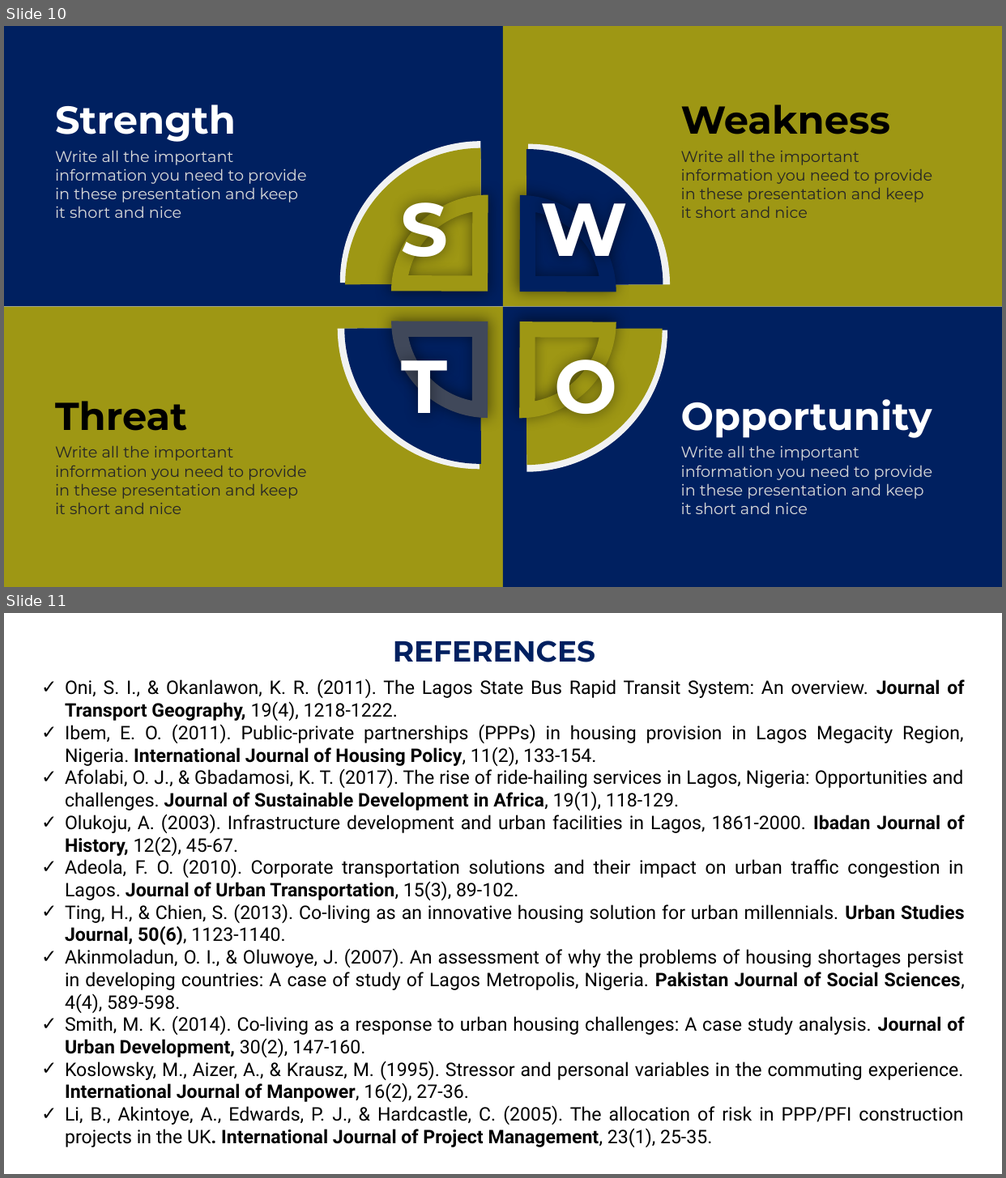
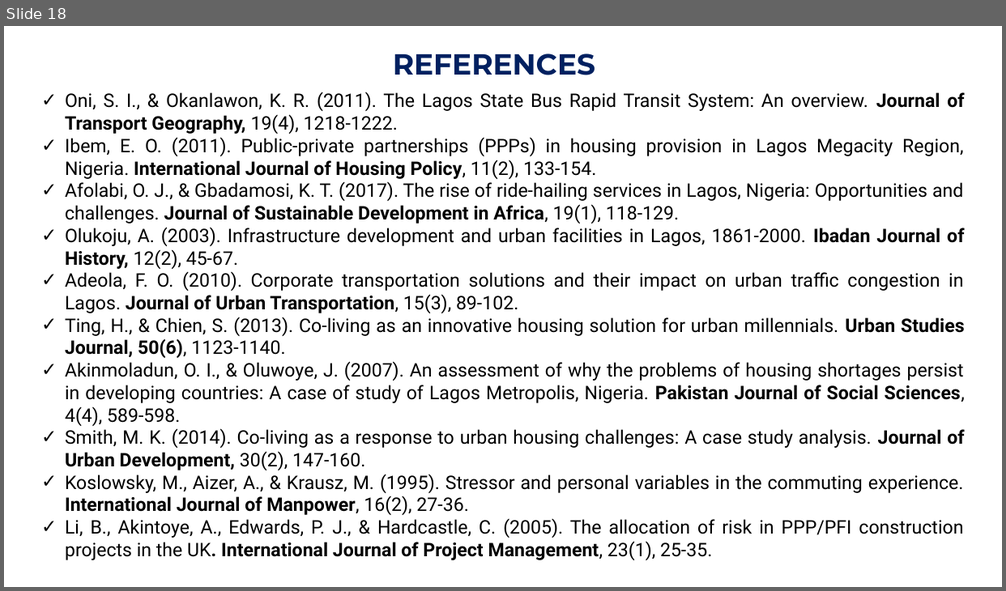
Before and after one commit to Gbekoilias/IslandRest-Hostel-Documentation, a slide deck: docs/Enhancing Hospitality IslandRest Hostel Operational Overview.pptx. Shown one above the other, each under a label of ours: slides 10 and 11 before the commit, slide 18 after it. The pictures are 1006x1178 and 1006x591 pixels, drawn with LibreOffice and Linux fonts; fonts in the diff are those of the drawing. Boxes give left, top, right and bottom in pixels: in the first picture for what was removed or moved away, otherwise in the second. Text is boxed around its words. In the diff, an @@ line names an element or a change of style, - is before the commit and + after.

```diff
--- a/docs/Enhancing Hospitality IslandRest Hostel Operational Overview.pptx
+++ b/docs/Enhancing Hospitality IslandRest Hostel Operational Overview.pptx
@@ slide 10 removed at (x1=4, y1=26, x2=1002, y2=587), background #FFFFFF @@
@@ rectangle removed at (x1=4, y1=26, x2=503, y2=307) @@
@@ rectangle removed at (x1=503, y1=26, x2=1002, y2=307) @@
@@ text removed at (x1=55, y1=105, x2=236, y2=142) @@
-Strength
@@ freeform shape removed at (x1=331, y1=109, x2=530, y2=331) @@
@@ freeform shape removed at (x1=336, y1=117, x2=528, y2=331) @@
@@ text removed at (x1=681, y1=105, x2=891, y2=135) @@
-Weakness
@@ freeform shape removed at (x1=480, y1=135, x2=702, y2=333) @@
@@ freeform shape removed at (x1=480, y1=140, x2=694, y2=331) @@
@@ text removed at (x1=55, y1=150, x2=307, y2=218) @@
-Write all the important information you need to provide in these presentation and keep it short and nice
@@ text removed at (x1=681, y1=151, x2=933, y2=218) @@
-Write all the important information you need to provide in these presentation and keep it short and nice
@@ freeform shape removed at (x1=386, y1=172, x2=522, y2=324) @@
@@ freeform shape removed at (x1=487, y1=189, x2=639, y2=325) @@
@@ text removed at (x1=540, y1=183, x2=627, y2=256) @@
-W
@@ text removed at (x1=400, y1=203, x2=448, y2=261) @@
-S
@@ freeform shape removed at (x1=305, y1=280, x2=527, y2=479) @@
@@ freeform shape removed at (x1=313, y1=281, x2=527, y2=473) @@
@@ freeform shape removed at (x1=369, y1=288, x2=522, y2=424) @@
@@ freeform shape removed at (x1=479, y1=282, x2=677, y2=505) @@
@@ freeform shape removed at (x1=480, y1=282, x2=671, y2=497) @@
@@ freeform shape removed at (x1=487, y1=288, x2=623, y2=441) @@
@@ rectangle removed at (x1=4, y1=307, x2=503, y2=587) @@
@@ rectangle removed at (x1=503, y1=307, x2=1002, y2=587) @@
@@ text removed at (x1=402, y1=340, x2=448, y2=413) @@
-T
@@ text removed at (x1=554, y1=340, x2=617, y2=414) @@
-O
@@ text removed at (x1=55, y1=401, x2=187, y2=431) @@
-Threat
@@ text removed at (x1=681, y1=399, x2=932, y2=438) @@
-Opportunity
@@ text removed at (x1=55, y1=446, x2=307, y2=514) @@
-Write all the important information you need to provide in these presentation and keep it short and nice
@@ text removed at (x1=681, y1=446, x2=933, y2=514) @@
-Write all the important information you need to provide in these presentation and keep it short and nice
@@ what was slide 11 is now slide 18 @@
```
Also in this commit, not shown: 1 slide changed, 8 slides added.
